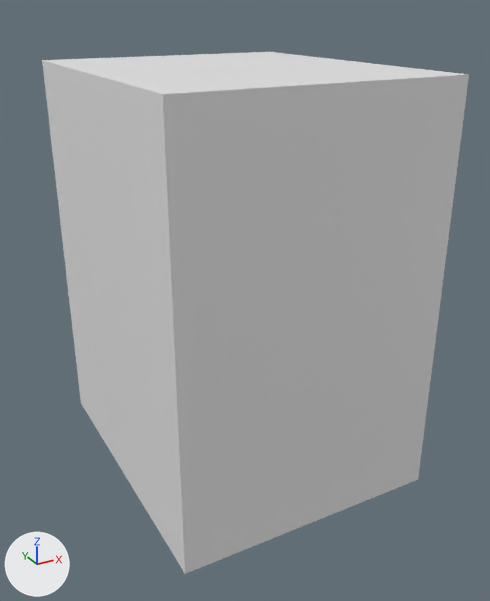
An edit to the FBX model Assets/Models/characters/student_03.FBX, drawn before and after from the same camera.
One viewpoint serves both versions: a 50 mm camera at (-0.15, -0.285, 0.226) aimed at (0.012, 0.01, 0.079). Arrows for +X, +Y and +Z are at lower left; the lights stay in place. Where no turn or scale is listed for an object, it has been applied to the vertices.

The first picture shows 'student_03'.
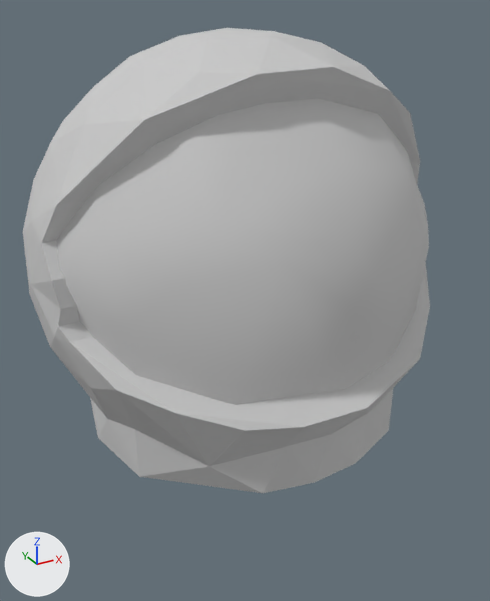
Location of each change, [x1, y1, x2, y2] in pixels of the pictures (490 x 601 px):
'student_03', reshaped (11% shorter): before [42, 52, 469, 574]; after [23, 28, 430, 493]

Diff of the bpy script that builds the scene:
```diff
--- a/Assets/Models/characters/student_03.FBX.py
+++ b/Assets/Models/characters/student_03.FBX.py
@@ mat_enviroment @@
+mat_enviroment = principled_material('Enviroment')
+mat_enviroment.base_color = (0.588, 0.588, 0.588)  # light grey #cacaca
+mat_enviroment.roughness = 0.859
@@ me_mesh @@
 # used by ob_student_03; location = (0.0, 0.0431, 0.0563)
-me_mesh.from_pydata(...)  # 8 vertices, 6 faces; spans x -0.066..0.066, y -0.121..0.035, z -0.056..0.144
+me_mesh.from_pydata(...)  # 162 vertices, 304 faces; spans x -0.097..0.123, y -0.119..0.083, z -0.044..0.159
+# me_mesh part 1: the whole mesh is rebuilt
+me_mesh.materials.append(mat_enviroment)  # light grey #cacaca
```
